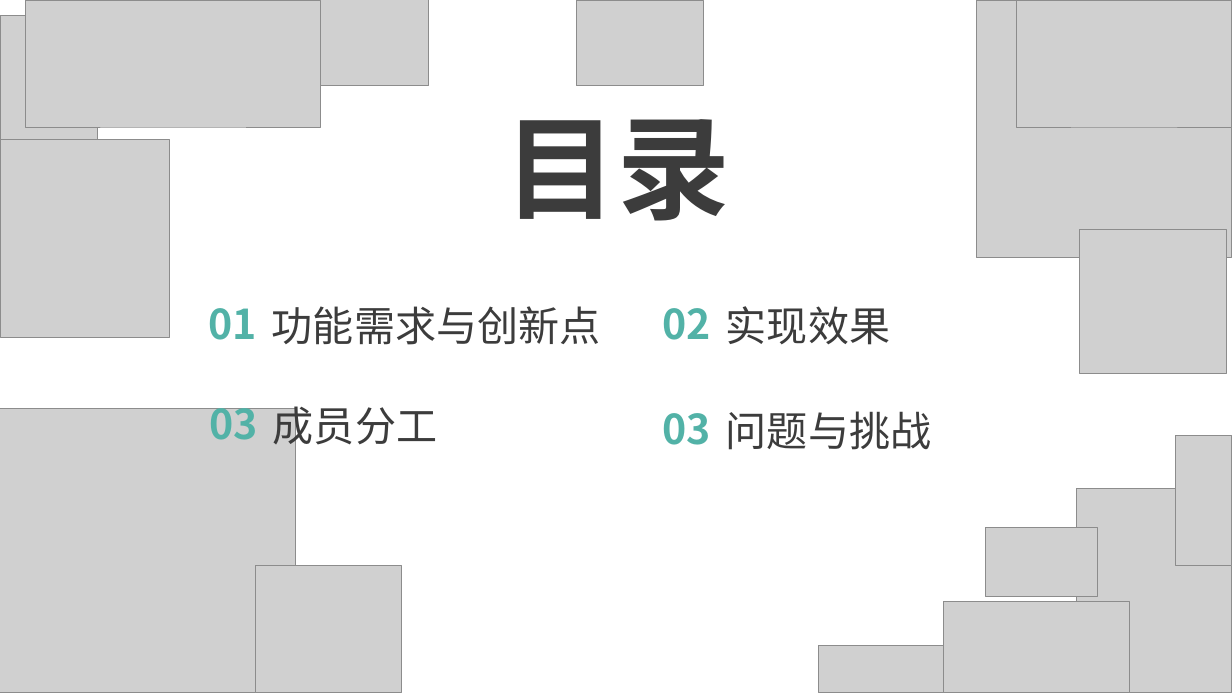
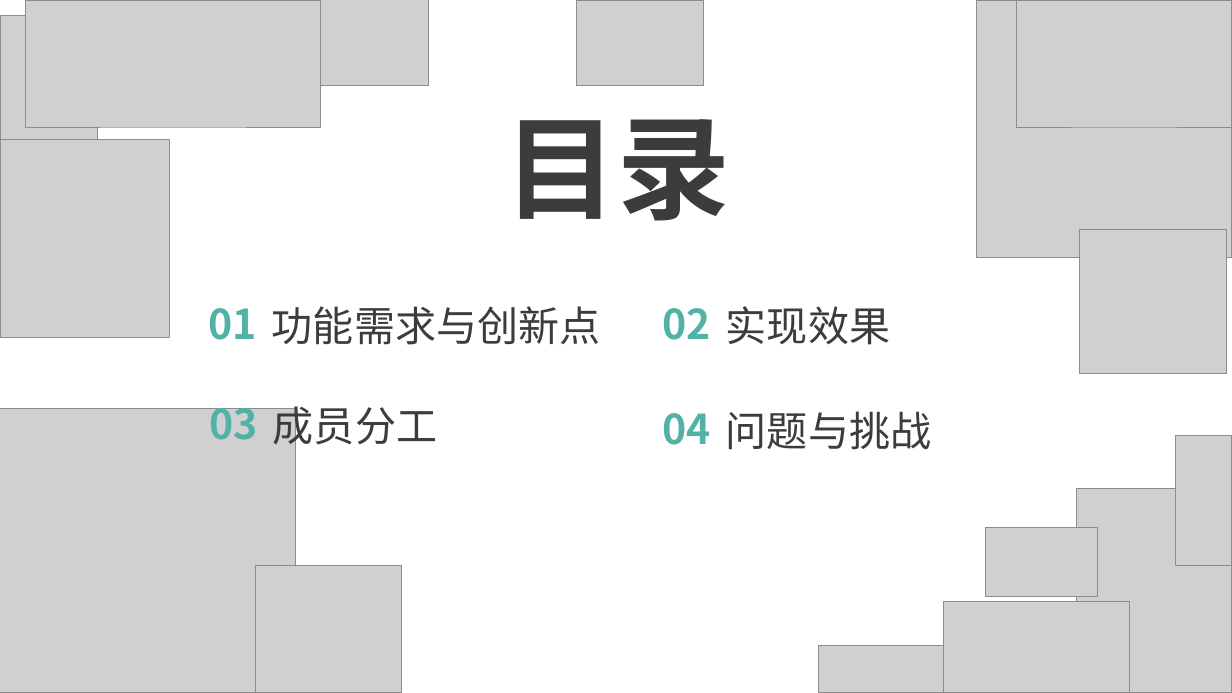
Before and after one commit to ArCan314/ByteDanceAndroidFinalProject, a slide deck: slide 2 of AndroidFinal.pptx. Drawn at 1232x693 pixels with LibreOffice and Linux fonts; fonts in the diff are those of the drawing; grey boxes stand for pictures; background and template pictures are left out. Boxes give left, top, right and bottom in pixels: in the first picture for what was removed or moved away, otherwise in the second. Text is boxed around its words. In the diff, an @@ line names an element or a change of style, - is before the commit and + after.

```diff
--- a/AndroidFinal.pptx
+++ b/AndroidFinal.pptx
@@ text at box(662, 413, 710, 445): text changed @@
-03
+04
```
Also in this commit, not shown: 1 other slide changed.
